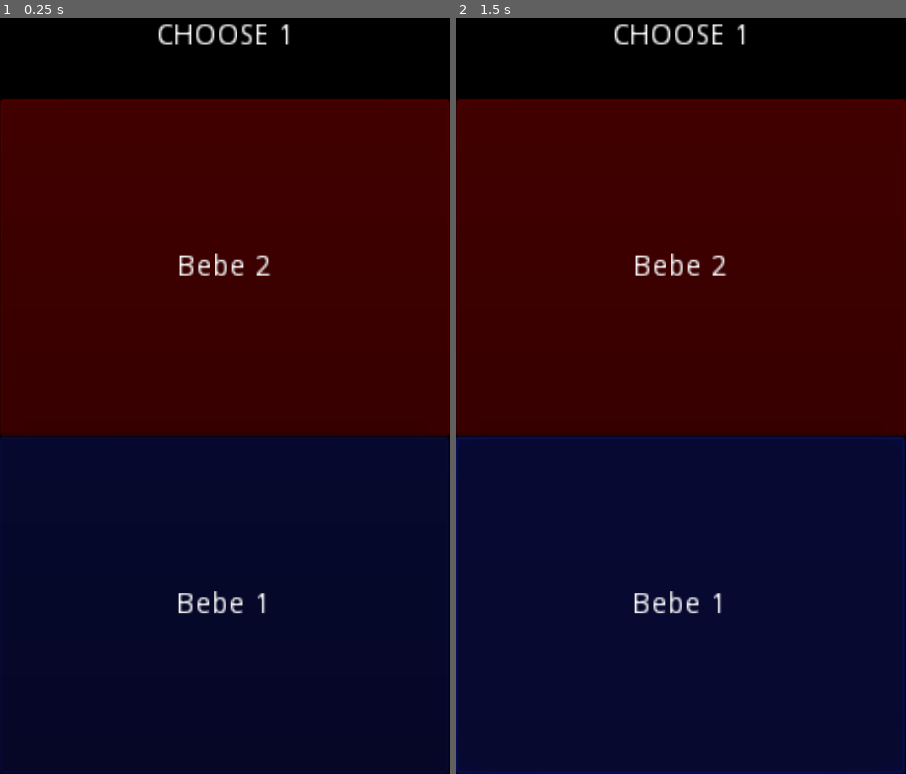
Above: before the commit, frames 1-2 (left to right).
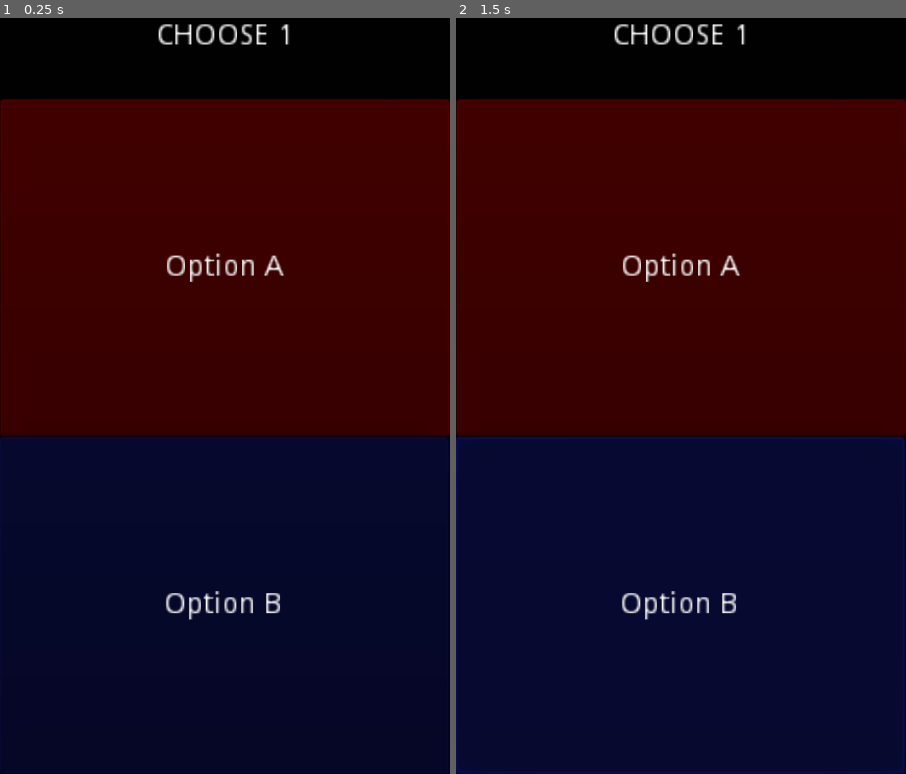
Above: after the commit, the same moments.

Repository: frkmnt/Sailors
Game: Godot game, scene res://Components/Overseer.tscn
The game is run twice, just before and just after one commit, with the same random seed, the same clock (stepped at 60 frames per second) and the same inputs. Before the commit the project starts from res://Overseer.tscn.
Inputs:
- Up to frame 1 (0.25 s): no input
- Up to frame 2 (1.5 s): click "Bebe 2" (after the commit: "Option A") at 0.5 s; click "Bebe 1" (after the commit: "Option B") at 1.25 s

The runs differ from the first frame. In frame 1, 0.9% of the frame differs, in the area x 36-64%, y 31-80%; in frame 2, 0.9%.
Error after the commit: Parse Error: Variable "card_type_id" already defined in the scope (at line 22). (res://Dealer/Dealer.gd:25)

Commit message:
Big Commit
Added functional prototype

Diff:
--- a/Sailors/Cards/Card.gd
+++ /dev/null
@@ -1,18 +0,0 @@
-extends Node
-
-
-export (int) var i_id
-export (String) var s_name
-
-export (int) var i_card_type_id
-
-
-
-func display_card_on_ui():
-	match i_id:
-		0:
-			pass
-		1:
-			pass
-		2:
-			pass
--- /dev/null
+++ b/Sailors/Cards/CardList/ChooseCards/card_0.tscn
@@ -0,0 +1,8 @@
+[gd_scene load_steps=2 format=2]
+
+[ext_resource path="res://Cards/CardTypes/ChooseCard/ChooseCardInfo.gd" type="Script" id=1]
+
+[node name="ChooseCardInfo" type="Node"]
+script = ExtResource( 1 )
+s_option_a = "Bebe 1"
+s_option_b = "Bebe 2"
--- /dev/null
+++ b/Sailors/Cards/CardTypes/ChooseCard/ChooseCard.gd
@@ -0,0 +1,38 @@
+extends Panel
+
+# References
+var r_overseer
+
+# Card meta variables
+
+var i_card_type_id = 0
+
+var c_card_data
+
+
+# Card components
+var c_option_a
+var c_option_b
+
+
+
+#==== Bootstrap ====#
+func initialize(overseer):
+	r_overseer = overseer
+
+
+func set_data_on_card(card_data):
+	c_card_data = card_data
+
+	c_option_a = get_child(0).get_child(0)
+	c_option_a.set_text(c_card_data.s_option_a)
+
+	c_option_b = get_child(1).get_child(0)
+	c_option_b.set_text(c_card_data.s_option_b)
+
+
+
+#==== Logic ====#
+
+func advance():
+	print("clicou")
--- a/Sailors/Cards/CardTypes/ChooseCard.tscn
+++ b/Sailors/Cards/CardTypes/ChooseCard/ChooseCard.tscn
@@ -1,21 +1,17 @@
 [gd_scene load_steps=2 format=2]
 
-[ext_resource path="res://Cards/CardTypes/ChooseCard.gd" type="Script" id=1]
+[ext_resource path="res://Cards/CardTypes/ChooseCard/ChooseCard.gd" type="Script" id=1]
 
-[node name="Choose" type="Node2D"]
-script = ExtResource( 1 )
-s_option_a = "Bebe 2"
-s_option_b = "Bebe 1"
-
-[node name="Panel" type="Panel" parent="."]
-self_modulate = Color( 0, 0, 0, 1 )
+[node name="ChooseCard" type="Panel"]
+self_modulate = Color( 0.0313726, 0.0313726, 0.0313726, 1 )
 margin_right = 1080.0
 margin_bottom = 1920.0
+script = ExtResource( 1 )
 __meta__ = {
 "_edit_use_anchors_": false
 }
 
-[node name="OptionA" type="Button" parent="Panel"]
+[node name="OptionA" type="Button" parent="."]
 self_modulate = Color( 1, 0, 0, 1 )
 margin_top = 300.0
 margin_right = 216.0
@@ -25,7 +21,7 @@
 "_edit_use_anchors_": false
 }
 
-[node name="OptionALabel" type="Label" parent="Panel/OptionA"]
+[node name="OptionALabel" type="Label" parent="OptionA"]
 margin_right = 216.0
 margin_bottom = 162.0
 text = "Option A"
@@ -36,7 +32,14 @@
 "_edit_use_anchors_": false
 }
 
-[node name="OptionB" type="Button" parent="Panel"]
+[node name="RichTextLabel" type="RichTextLabel" parent="OptionA"]
+margin_right = 40.0
+margin_bottom = 40.0
+__meta__ = {
+"_edit_use_anchors_": false
+}
+
+[node name="OptionB" type="Button" parent="."]
 self_modulate = Color( 0.101961, 0.133333, 0.619608, 1 )
 margin_left = -2.0
 margin_top = 1110.0
@@ -47,7 +50,7 @@
 "_edit_use_anchors_": false
 }
 
-[node name="OptionBLabel" type="Label" parent="Panel/OptionB"]
+[node name="OptionBLabel" type="Label" parent="OptionB"]
 margin_right = 216.0
 margin_bottom = 162.0
 text = "Option B"
@@ -57,7 +60,7 @@
 "_edit_use_anchors_": false
 }
 
-[node name="CardLabel" type="Label" parent="Panel"]
+[node name="CardLabel" type="Label" parent="."]
 margin_right = 216.0
 margin_bottom = 60.0
 rect_scale = Vector2( 5, 5 )
@@ -69,5 +72,5 @@
 __meta__ = {
 "_edit_use_anchors_": false
 }
-[connection signal="pressed" from="Panel/OptionA" to="." method="advance"]
-[connection signal="button_down" from="Panel/OptionB" to="." method="advance"]
+[connection signal="pressed" from="OptionA" to="." method="advance"]
+[connection signal="button_down" from="OptionB" to="." method="advance"]
--- /dev/null
+++ b/Sailors/Cards/CardTypes/ChooseCard/ChooseCardInfo.gd
@@ -0,0 +1,9 @@
+extends Node
+
+#==== Variables ====#
+
+var i_card_type_id = 0
+export (int) var i_card_id
+
+export (String) var s_option_a
+export (String) var s_option_b
--- /dev/null
+++ b/Sailors/Cards/CardTypes/ChooseCard/ChooseCardInfo.tscn
@@ -0,0 +1,6 @@
+[gd_scene load_steps=2 format=2]
+
+[ext_resource path="res://Cards/CardTypes/ChooseCard/ChooseCardInfo.gd" type="Script" id=1]
+
+[node name="ChooseCardInfo" type="Node"]
+script = ExtResource( 1 )
--- a/Sailors/Cards/CardTypes/DoCard.gd
+++ /dev/null
@@ -1,37 +0,0 @@
-extends Node2D
-
-# References
-var c_dealer
-
-# Card meta variables
-
-var i_card_type_id = 0
-
-export (int) var i_card_id
-export (String) var s_option_a
-export (String) var s_option_b
-
-
-# Card componentd
-var c_option_a
-var c_option_b
-
-
-
-#==== Bootstrap ====#
-func _ready():
-	c_option_a = get_child(0).get_child(0).get_child(0)
-	c_option_a.set_text(s_option_a)
-	print(s_option_a)
-	c_option_b = get_child(0).get_child(1).get_child(0)
-	c_option_b.set_text(s_option_b)
-
-
-func initialize(dealer):
-	c_dealer = dealer
-
-
-#==== Logic ====#
-
-func advance():
-	print("clicou")
--- a/Sailors/Components/Card.tscn
+++ /dev/null
@@ -1,6 +0,0 @@
-[gd_scene load_steps=2 format=2]
-
-[ext_resource path="res://Cards/Card.gd" type="Script" id=1]
-
-[node name="Card" type="Node2D"]
-script = ExtResource( 1 )
--- a/Sailors/Components/Dealer.gd
+++ /dev/null
@@ -1,34 +0,0 @@
-extends Node2D
-
-#==== Modifier IDs ====#
-# choose             0
-# do                 1
-# keep               2
-
-
-
-#==== Variables ====#
-var a_card_list = {} # map of modifier id: [modifier_prefab, modifier_types[] ]
-
-
-
-
-func add_card(card):
-
-	# choose: 0
-	a_card_list[0] = load("path").instance()
-
-	# do: 1
-	a_card_list[1] = load("path").instance()
-
-	# keep: 2
-	a_card_list[2] = load("path").instance()
-
-
-#
-##==== Modifier Handling ====#
-#func get_modifier_instance(modifier_id):
-#	return a_card_list[modifier_id].instance()
-#
-#func get_modifier_types(modifier_id):
-#	return _modifier_list[modifier_id][1]
--- a/Sailors/Components/Deck.gd
+++ /dev/null
@@ -1,46 +0,0 @@
-extends Node
-
-
-var a_deck
-var i_deck_index
-
-var a_card_list = {}
-
-
-
-
-
-# receives bi_dimensional array: card list[index] = [card_id, card_qt]
-func initialize(card_list):
-	var card_info
-
-	for card_info_index in range(card_list.size()):
-		card_info = card_list[card_info_index]
-		add_card(card_info)
-
-		for card_id in range(card_info[1]):
-			a_deck.append(card_info[0])
-
-
-func add_card(card_info):
-
-	# choose: 0
-	a_card_list[card_info[0]] = load("path").instance()
-
-	# do: 1
-	a_card_list[1] = load("path").instance()
-
-	# keep: 2
-	a_card_list[2] = load("path").instance()
-
-
-
-
-
-
-
-func draw_card():
-	var random_card_index = floor(rand_range(0, a_deck.size()))
-	var card_id = a_deck[random_card_index]
-	a_deck.remove(random_card_index)
-	return card_id
--- a/Sailors/Components/Deck.tscn
+++ /dev/null
@@ -1,6 +0,0 @@
-[gd_scene load_steps=2 format=2]
-
-[ext_resource path="res://Components/Deck.gd" type="Script" id=1]
-
-[node name="Deck" type="Node2D"]
-script = ExtResource( 1 )
--- /dev/null
+++ b/Sailors/Components/Overseer.gd
@@ -0,0 +1,25 @@
+extends Node2D
+
+#==== Components ====#
+var c_ui_manager
+
+var c_dealer # contains card instances
+var c_deck # contains references to card instances
+
+
+func _ready():
+	c_ui_manager = load("res://UI/UiManager.tscn").instance()
+	add_child(c_ui_manager)
+	c_ui_manager.initialize(self)
+
+
+	var card_list = []
+	card_list.append([ [0, 3] ])
+
+
+	c_dealer = load("res://Dealer/Dealer.tscn").instance()
+	add_child(c_dealer)
+	c_dealer.initialize(self, card_list)
+
+	var card_data = c_dealer.draw_card()
+	c_ui_manager.set_card_panel(card_data)
--- a/Sailors/Overseer.tscn
+++ b/Sailors/Components/Overseer.tscn
@@ -1,6 +1,6 @@
 [gd_scene load_steps=2 format=2]
 
-[ext_resource path="res://Overseer.gd" type="Script" id=1]
+[ext_resource path="res://Components/Overseer.gd" type="Script" id=1]
 
 [node name="Overseer" type="Node2D"]
 script = ExtResource( 1 )
--- /dev/null
+++ b/Sailors/Dealer/Dealer.gd
@@ -0,0 +1,87 @@
+extends Node2D
+
+#==== References ====#
+var r_overseer
+
+#==== Variables ====#
+var d_cards = {} # dictionary of: unique_card_id: card_data (not the atual card_id, this one is unique to each session)
+var a_deck = [] # array of: card_index: card_id
+var i_unique_cards = 0
+
+
+
+#==== Bootstrap ====#
+
+func initialize(overseer, card_list):
+	r_overseer = overseer
+	initialize_card_info(card_list)
+
+
+# initializes the card references and the deck
+func initialize_card_info(cards_by_type_list):
+	var card_type_id
+	var cards_info_list
+
+	for card_type_id in range(cards_by_type_list.size()): # iterate types of cards
+		cards_info_list = cards_by_type_list[card_type_id]
+		load_all_cards_of_type(card_type_id, cards_info_list)
+
+
+func load_all_cards_of_type(card_type_id, cards_info_list):
+	var directory = Directory.new()
+	match card_type_id:
+		0: # choose card
+			directory.open("res://Cards/CardList/ChooseCards")
+		1: # do card
+			directory.open("res://Cards/CardList/DoCards")
+		2: # keep card
+			directory.open("res://Cards/CardList/KeepCards")
+	#directory.list_dir_begin(true) # TODO
+
+	var card_info_set
+	var file_name
+	var card_data
+	for card_info_index in range(cards_info_list.size()): # iterate the info_set of all cards of a certain type
+		card_info_set = cards_info_list[card_info_index] # info set: [card_id, card_qty]
+		file_name = "card_" + String(card_info_set[0]) # card_id
+		print(file_name)
+		# TODO check if path exists
+		card_data = load(directory.get_current_dir() + "/" + file_name + ".tscn")
+		print(card_data)
+		add_card_to_dictionary(card_data.instance())
+		add_card_references_to_deck(card_info_set[1]) # card qty
+		i_unique_cards += 1
+
+
+func add_card_to_dictionary(card_data):
+	d_cards[i_unique_cards] = card_data
+
+
+func add_card_references_to_deck(card_qty):
+	var card_index
+	for card_index in range(card_qty):
+		a_deck.append(i_unique_cards)
+
+
+
+
+
+#==== Logic ====#
+
+func draw_card():
+	var random_card_index = floor(rand_range(0, a_deck.size()))
+	var card_reference_index = a_deck[random_card_index]
+	a_deck.remove(random_card_index)
+	print(d_cards)
+	var card_info = d_cards[card_reference_index]
+	return card_info
+
+
+
+#
+##==== Modifier Handling ====#
+#func get_modifier_instance(modifier_id):
+#	return a_card_list[modifier_id].instance()
+#
+#func get_modifier_types(modifier_id):
+#	return _modifier_list[modifier_id][1]
--- a/Sailors/Components/Dealer.tscn
+++ b/Sailors/Dealer/Dealer.tscn
@@ -1,6 +1,7 @@
 [gd_scene load_steps=2 format=2]
 
-[ext_resource path="res://Components/Dealer.gd" type="Script" id=1]
+[ext_resource path="res://Dealer/Dealer.gd" type="Script" id=1]
+
 
 [node name="Dealer" type="Node2D"]
 script = ExtResource( 1 )
--- a/Sailors/Overseer.gd
+++ /dev/null
@@ -1,16 +0,0 @@
-extends Node
-
-var c_dealer
-var c_deck
-
-
-func _ready():
-	c_dealer = load("res://Components/Dealer.tscn").instance()
-	add_child(c_dealer)
-
-	c_deck = load("res://Components/Deck.tscn").instance()
-	add_child(c_deck)
-
-
-	var test_card = load("res://Cards/CardTypes/ChooseCard.tscn").instance()
-	add_child(test_card)
--- /dev/null
+++ b/Sailors/UI/UiManager.gd
@@ -0,0 +1,51 @@
+extends Node2D
+
+#==== References ====#
+
+var r_overseer
+
+
+#==== Panels ====#
+
+var current_panel
+var p_choose_card_panel
+
+
+
+
+#==== Bootstrap ====#
+
+func initialize(overseer):
+	r_overseer = overseer
+	initialize_card_types()
+	current_panel = p_choose_card_panel # REFACTOR
+
+
+func initialize_card_types():
+	p_choose_card_panel = load("res://Cards/CardTypes/ChooseCard/ChooseCard.tscn").instance()
+	add_child(p_choose_card_panel)
+
+#	card_prefab = load("res://Cards/CardTypes/DoCard/DoCard.tscn").instance()
+#	c_card_container.add_child(card_prefab)
+
+#	card_prefab = load("res://Cards/CardTypes/KeepCard/KeepCard.tscn").instance()
+#	c_card_container.add_child(card_prefab)
+
+
+
+
+#==== Logic ====#
+
+func set_card_panel(card_data):
+	var card_type_id = card_data.i_card_type_id
+	match card_type_id:
+		0:
+			current_panel.visible = false
+			current_panel = p_choose_card_panel
+			current_panel.set_data_on_card(card_data)
+			p_choose_card_panel.visible = true
+
+		1:
+			pass
+		2:
+			pass
--- /dev/null
+++ b/Sailors/UI/UiManager.tscn
@@ -0,0 +1,6 @@
+[gd_scene load_steps=2 format=2]
+
+[ext_resource path="res://UI/UiManager.gd" type="Script" id=1]
+
+[node name="UiManager" type="Node2D"]
+script = ExtResource( 1 )
--- a/Sailors/project.godot
+++ b/Sailors/project.godot
@@ -16,7 +16,7 @@
 [application]
 
 config/name="Sailors"
-run/main_scene="res://Overseer.tscn"
+run/main_scene="res://Components/Overseer.tscn"
 config/icon="res://icon.png"
 
 [display]
Renamed: Sailors/Cards/CardTypes/ChooseCard.gd -> Sailors/Cards/CardTypes/DoCard/DoCard.gd
Renamed: Sailors/Cards/CardTypes/KeepCard.gd -> Sailors/Cards/CardTypes/KeepCard/KeepCard.gd
